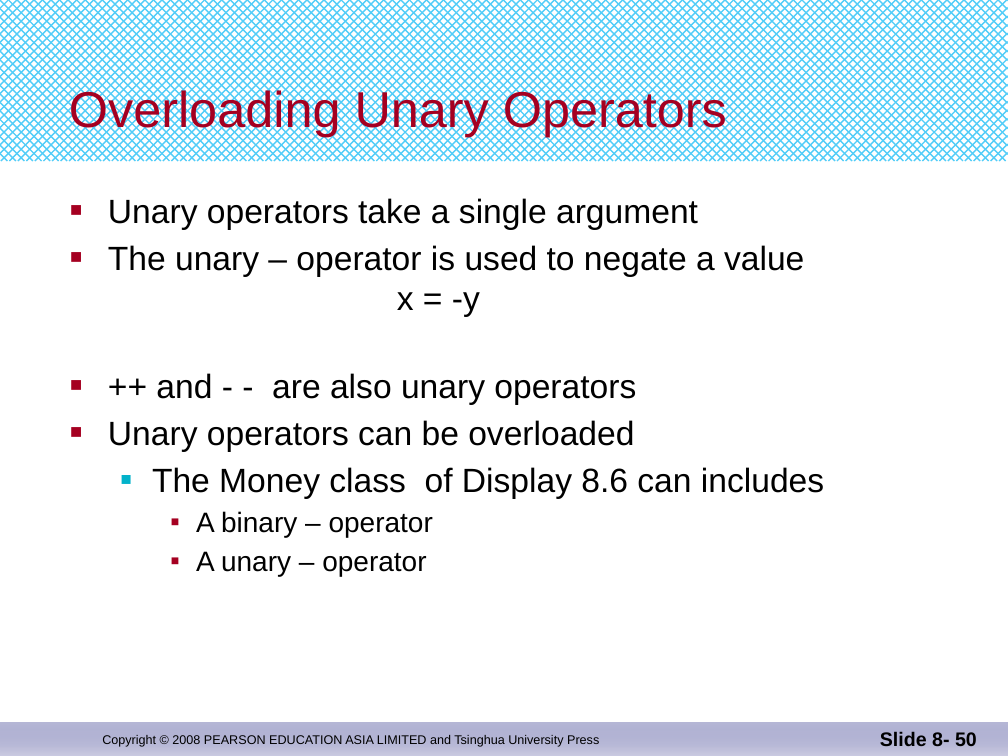
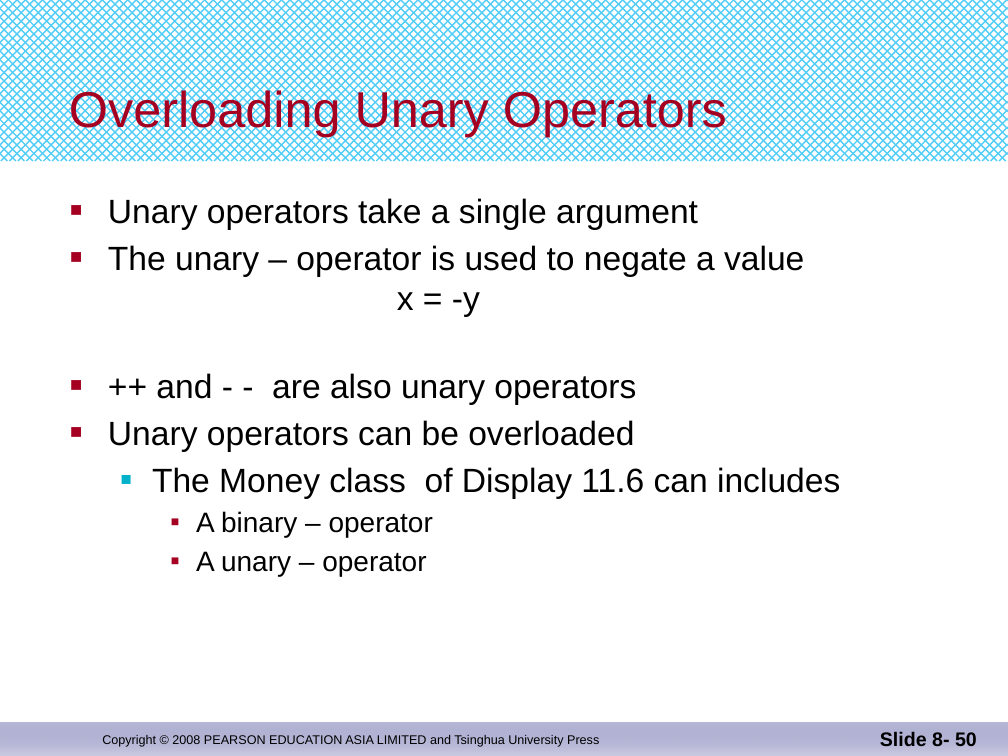
Before and after one commit to djuanbei/CPLUSPLUS, a slide deck: slide 50 of ppt/Chapter 11.pptx. Drawn at 1008x756 pixels with LibreOffice and Linux fonts; fonts in the diff are those of the drawing. Boxes give left, top, right and bottom in pixels: in the first picture for what was removed or moved away, otherwise in the second. Text is boxed around its words. In the diff, an @@ line names an element or a change of style, - is before the commit and + after.

```diff
--- a/ppt/Chapter 11.pptx
+++ b/ppt/Chapter 11.pptx
@@ text at bbox=[152, 467, 840, 499]: text changed @@
-  ■ The Money class of Display 8.6 can includes
+  ■ The Money class of Display 11.6 can includes
```
Also in this commit, not shown: 13 other slides changed, 1 other file.
